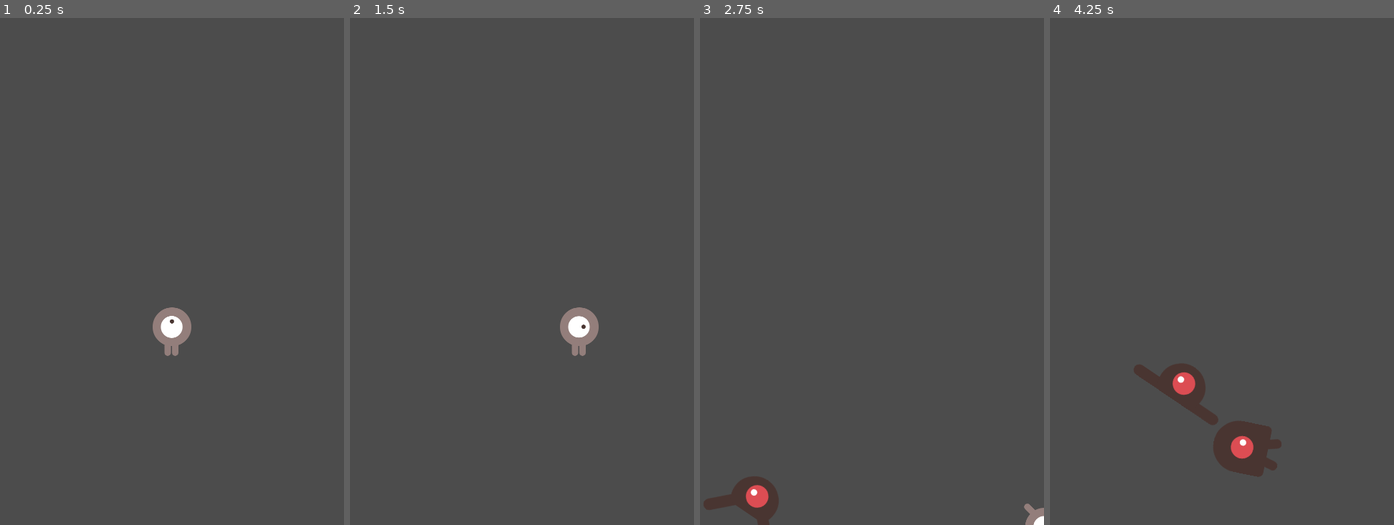
Above: before the commit, frames 1-4 (left to right).
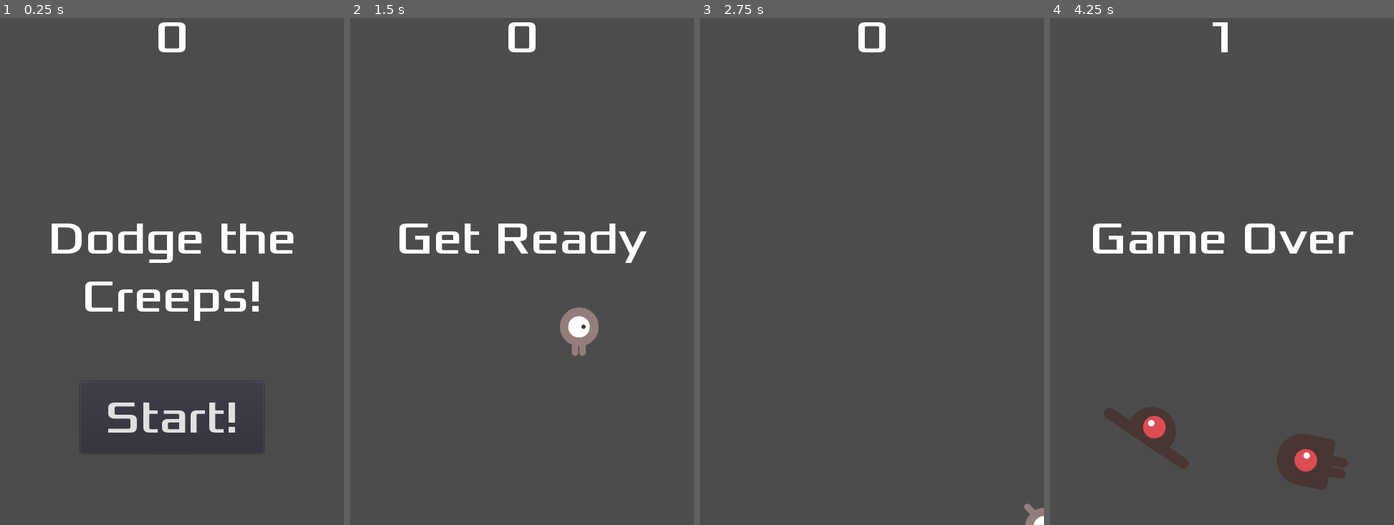
Above: after the commit, the same moments.

Repository: bsu-cs315/P0-djisenberg
Game: Godot game, scene res://Main.tscn
Two runs of this game, one before a commit and one after it. Both use one fixed random seed, a clock stepped at 60 frames per second and the inputs below.
Inputs (mouse positions are in pixels of both pictures, inside the frame that each line leads up to):
- Up to frame 1 (0.25 s): no input
- Up to frame 2 (1.5 s): click (522, 418) at 0.5 s, where only the run after the commit has a clickable "Start!"; tap Enter at 1.25 s; hold Right (move_right) from 1.28 s (still down)
- Up to frame 3 (2.75 s): release Right (move_right) at 2.03 s; hold Down (move_down) from 2.03 s (still down)
- Up to frame 4 (4.25 s): release Down (move_down) at 2.78 s; hold Right (move_right) 2.78-3.53 s; hold Up (move_up) from 3.53 s (still down)

The runs differ from the first frame. In frame 1, 5.0% of the frame differs, in the area x 15-86%, y 0-86%; in frame 2, 2.0%; in frame 3, 1.3%; in frame 4, 7.4%, in the area x 12-89%, y 0-94%.

Commit message:
Add HUD scene and implemented UI controls

Diff:
--- /dev/null
+++ b/HUD.gd
@@ -0,0 +1,44 @@
+extends CanvasLayer
+
+signal start_game
+
+# Called when the node enters the scene tree for the first time.
+func _ready():
+	pass # Replace with function body.
+
+
+# Called every frame. 'delta' is the elapsed time since the previous frame.
+#func _process(delta):
+#	pass
+
+func show_message(text):
+	$Message.text = text
+	$Message.show()
+	$MessageTimer.start()
+
+
+func show_game_over():
+	show_message("Game Over")
+	yield($MessageTimer, "timeout")
+
+	$Message.text = "Dodge the\nCreeps!"
+	$Message.show()
+	yield(get_tree().create_timer(1), "timeout")
+	$StartButton.show()
+
+
+func update_score(score):
+	$ScoreLabel.text = str(score)
+
+
+func _on_MessageTimer_timeout():
+	$Message.hide()
+
+
+func _on_StartButton_pressed():
+	$StartButton.hide()
+	emit_signal("start_game")
+
+
+func new_game():
+	pass # Replace with function body.
--- /dev/null
+++ b/HUD.tscn
@@ -0,0 +1,49 @@
+[gd_scene load_steps=4 format=2]
+
+[ext_resource path="res://HUD.gd" type="Script" id=1]
+[ext_resource path="res://fonts/Xolonium-Regular.ttf" type="DynamicFontData" id=2]
+
+[sub_resource type="DynamicFont" id=1]
+size = 64
+font_data = ExtResource( 2 )
+
+[node name="HUD" type="CanvasLayer"]
+script = ExtResource( 1 )
+
+[node name="ScoreLabel" type="Label" parent="."]
+anchor_right = 1.0
+margin_bottom = 78.0
+custom_fonts/font = SubResource( 1 )
+text = "0"
+align = 1
+
+[node name="Message" type="Label" parent="."]
+anchor_top = 0.5
+anchor_right = 1.0
+anchor_bottom = 0.5
+margin_top = -79.5
+margin_bottom = 79.5
+custom_fonts/font = SubResource( 1 )
+text = "Dodge the Creeps!"
+align = 1
+autowrap = true
+
+[node name="StartButton" type="Button" parent="."]
+anchor_left = 0.5
+anchor_top = 1.0
+anchor_right = 0.5
+anchor_bottom = 1.0
+margin_left = -128.0
+margin_top = -200.0
+margin_right = 128.0
+margin_bottom = -100.0
+custom_fonts/font = SubResource( 1 )
+text = "Start!"
+
+[node name="MessageTimer" type="Timer" parent="."]
+wait_time = 2.0
+one_shot = true
+
+[connection signal="start_game" from="." to="." method="new_game"]
+[connection signal="pressed" from="StartButton" to="." method="_on_StartButton_pressed"]
+[connection signal="timeout" from="MessageTimer" to="." method="_on_MessageTimer_timeout"]
--- a/Main.gd
+++ b/Main.gd
@@ -7,7 +7,7 @@
 
 func _ready():
 	randomize()
-	new_game()
+	#new_game()
 
 
 # Called every frame. 'delta' is the elapsed time since the previous frame.
@@ -18,11 +18,15 @@
 func game_over():
 	$ScoreTimer.stop()
 	$MobTimer.stop()
+	$HUD.show_game_over()
 
 func new_game():
 	score = 0
 	$Player.start($StartPosition.position)
 	$StartTimer.start()
+	$HUD.update_score(score)
+	$HUD.show_message("Get Ready")
+	get_tree().call_group("mobs", "queue_free")
 
 
 func _on_StartTimer_timeout():
@@ -32,6 +36,7 @@
 
 func _on_ScoreTimer_timeout():
 	score += 1
+	$HUD.update_score(score)
 
 
 func _on_MobTimer_timeout():
--- a/Main.tscn
+++ b/Main.tscn
@@ -1,8 +1,9 @@
-[gd_scene load_steps=5 format=2]
+[gd_scene load_steps=6 format=2]
 
 [ext_resource path="res://Player.tscn" type="PackedScene" id=1]
 [ext_resource path="res://mob.tscn" type="PackedScene" id=2]
 [ext_resource path="res://Main.gd" type="Script" id=3]
+[ext_resource path="res://HUD.tscn" type="PackedScene" id=4]
 
 [sub_resource type="Curve2D" id=1]
 _data = {
@@ -32,7 +33,10 @@
 
 [node name="MobSpawnLocation" type="PathFollow2D" parent="MobPath"]
 
+[node name="HUD" parent="." instance=ExtResource( 4 )]
+
 [connection signal="hit" from="Player" to="." method="game_over"]
 [connection signal="timeout" from="MobTimer" to="." method="_on_MobTimer_timeout"]
 [connection signal="timeout" from="ScoreTimer" to="." method="_on_ScoreTimer_timeout"]
 [connection signal="timeout" from="StartTimer" to="." method="_on_StartTimer_timeout"]
+[connection signal="start_game" from="HUD" to="." method="new_game"]
--- a/mob.tscn
+++ b/mob.tscn
@@ -30,7 +30,7 @@
 radius = 36.0
 height = 24.0
 
-[node name="mob" type="RigidBody2D"]
+[node name="mob" type="RigidBody2D" groups=["mobs"]]
 collision_mask = 0
 gravity_scale = 0.0
 script = ExtResource( 7 )
